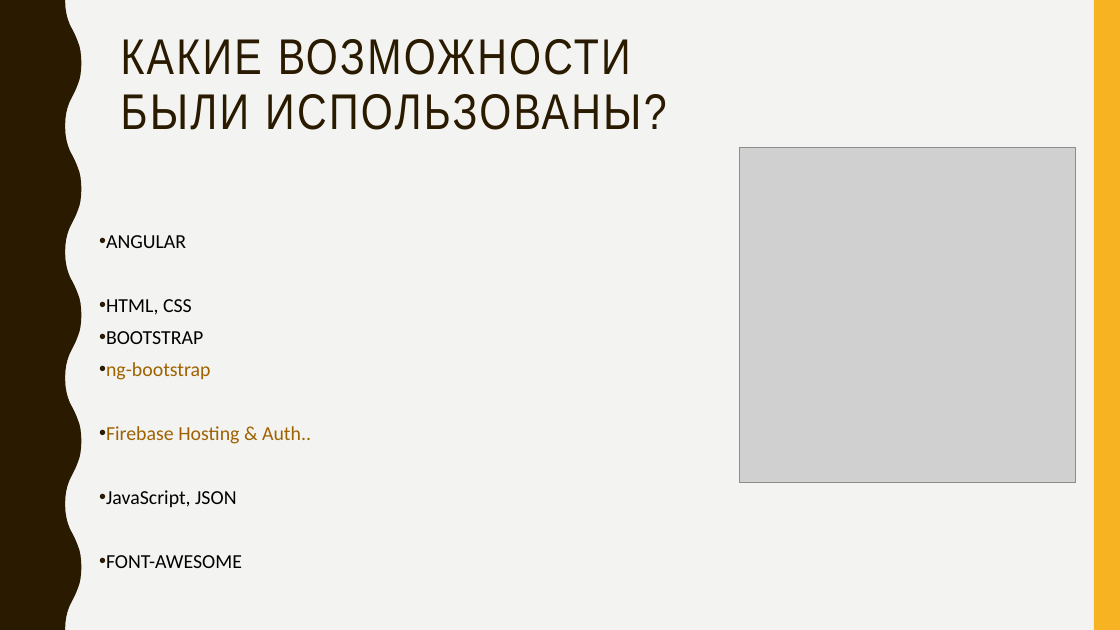
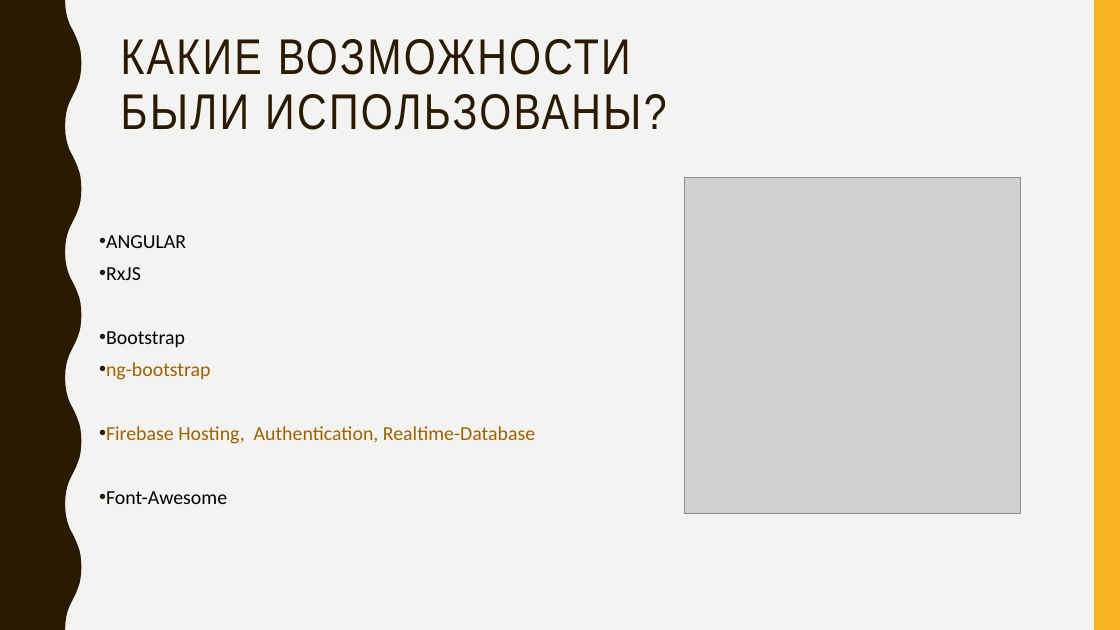
Before and after one commit to interestingALI/SkateShop-Baku, a slide deck: slide 2 of skateshop-baku.pptx. Drawn at 1120x630 pixels with LibreOffice and Linux fonts; fonts in the diff are those of the drawing; grey boxes stand for pictures. Boxes give left, top, right and bottom in pixels: in the first picture for what was removed or moved away, otherwise in the second. Text is boxed around its words. In the diff, an @@ line names an element or a change of style, - is before the commit and + after.

```diff
--- a/skateshop-baku.pptx
+++ b/skateshop-baku.pptx
@@ picture: place and size @@
-picture at [739, 147, 1075, 483]
+picture at [685, 178, 1021, 514]
@@ text at [106, 267, 185, 348]: text changed @@
-• HTML, CSS
-• BOOTSTRAP
+• RxJS
+• Bootstrap
@@ text at [106, 426, 535, 504]: text changed; text colour #000000 to #9F6200 @@
-• Firebase Hosting & Auth..
-• JavaScript, JSON
-• FONT-AWESOME
+• Firebase Hosting, Authentication, Realtime-Database
+• Font-Awesome
```
Also in this commit, not shown: 4 slides added, 1 slide removed, 1 other file.
